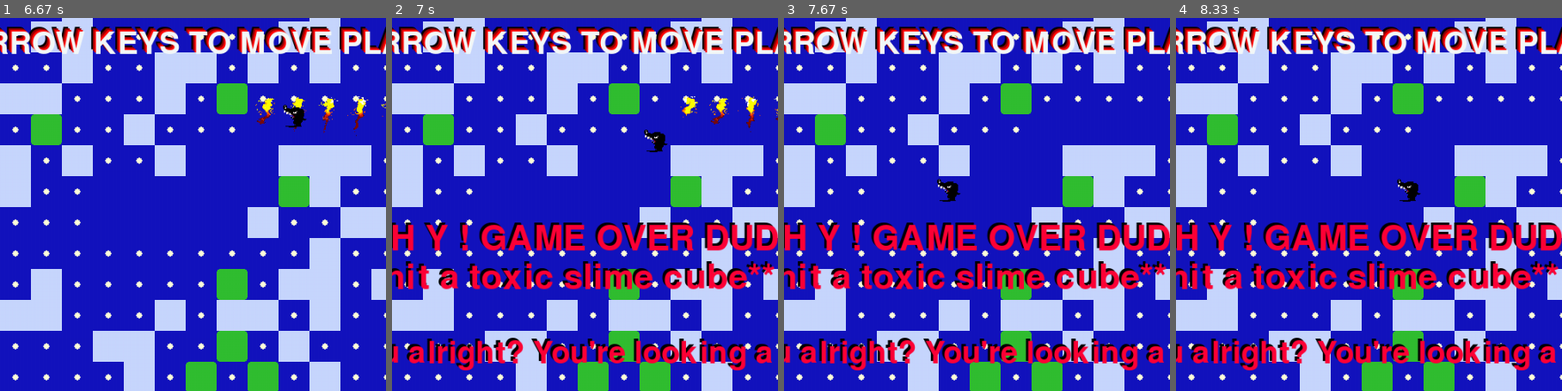
Above: before the commit, frames 1-4 (left to right).
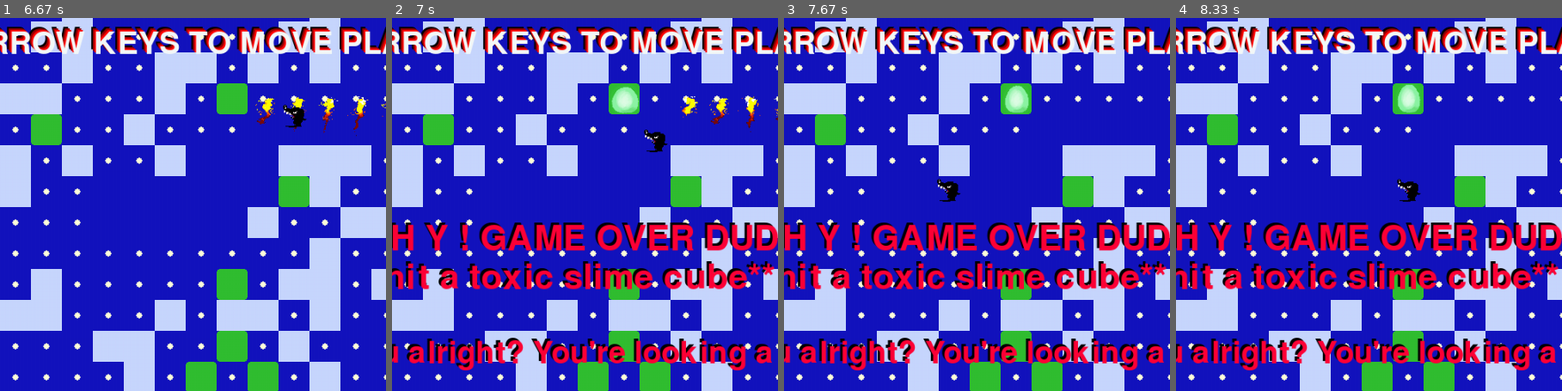
Above: after the commit, the same moments.

Repository: drmalcs/pygame
Game: pygame game, started from code/pacman.py
The game is run twice, just before and just after one commit, with the same random seed, the same clock (stepped at 60 frames per second) and the same inputs.
Inputs:
- Up to frame 1 (6.67 s): hold Right 0.33-0.8 s; hold Up 0.83-1.13 s; hold Right 1.17-1.63 s; hold Left 1.67-2.2 s; hold Down 2.23-2.53 s; hold Left 2.57-2.97 s; hold Up 3-3.37 s; hold Right 3.4-4.03 s; hold Down 4.07-4.43 s; hold Left 4.47-4.93 s; hold Right 4.97-5.43 s; hold Up 5.47-5.77 s; hold Right 5.8-6.27 s; hold Left from 6.3 s (still down)
- Up to frame 2 (7 s): release Left at 6.83 s; hold Down from 6.87 s (still down)
- Up to frame 3 (7.67 s): release Down at 7.17 s; hold Left 7.2-7.6 s
- Up to frame 4 (8.33 s): hold Right from 8.03 s (still down)
The pictures show only the part of the screen within x 24-74%, y 24-74%; the shares and areas given below are measured in that part.

Frame 1 is identical in both runs. In frame 2, 0.4% of the frame differs, in the area x 56-64%, y 18-26%; in frame 3, 0.4%; in frame 4, 0.4%.

Commit message:
new mobile char class in new file for bobbing blob

Diff:
--- /dev/null
+++ b/code/mobile_character.py
@@ -0,0 +1,92 @@
+##import pygame
+
+
+################################################################################################################
+## this is a class for an animated character that can move around the screen
+## and can hold a number of sprite animations depending on state e.g. on fire, activated, dead, on alert
+################################################################################################################
+
+class mobile_character:
+    def __init__(self, default_sprite_sheet, pos_x, pos_y, default_sprite_num_frames,
+                 def_char_width, def_char_height, sprite_sheet_width, sprite_sheet_height,
+                   tile_width, tile_height, num_lives=1):
+        ##initialise the list with one item, a tuple with the sprite sheet, width, height, number of frames
+        self.state_sprite_sheet_list = [(default_sprite_sheet, def_char_width, def_char_height, default_sprite_num_frames)]
+        self.character_state = 0  ##the default state, indicating the default anim for this character
+        self.curr_sprite = self.state_sprite_sheet_list[self.character_state] ##which sprite depending on state
+        self.x = pos_x ## where on screen to draw character
+        self.y = pos_y ## where on screen to draw character
+        self.width = def_char_width ## on screen width of character
+        self.height = def_char_height ## on screen height of character
+        ###self.sprite_sheet_width = sprite_sheet_width  ## width of one character on sprite sheet (1 char per frame)
+        ###self.sprite_sheet_height = sprite_sheet_height  ## height of one character on sprite sheet
+        self.tile_width = tile_width
+        self.tile_height = tile_height
+        self.tile_center_x = int((pos_x+self.width/2)//self.tile_width)
+        self.tile_center_y = int((pos_y+self.height/2)//self.tile_height)
+        self.num_lives = num_lives
+
+    def print(self):
+        print(self.get_tile_x_left(), self.get_tile_x_right(), self.get_tile_y_top(), self.get_tile_y_bot(), self.x, self.y)
+
+
+    def get_tile_x_left(self):
+        return int((self.x)//self.tile_width)
+    def get_tile_x_right(self):
+        return int((self.x+self.width)//self.tile_width)
+    def get_tile_y_top(self):
+        return int((self.y)//self.tile_height)
+    def get_tile_y_bot(self):
+        return int((self.y+self.height)//self.tile_height)
+    def get_tile_at_center_x(self):
+        return int((self.x+self.width/2)//self.tile_width)
+    def get_tile_at_center_y(self):
+        return int((self.y+self.height/2)//self.tile_height)
+    def lose_a_life(self):
+        """
+        Decrements the number of lives by one.
+        This function is used to update the number of lives the player has. It subtracts one from the current number of lives.
+        Parameters:
+            self (object): The instance of the class.
+        Returns:
+            None
+        """
+        self.num_lives -= 1
+
+    def new_tile_type_after_move(self, move_dist_in_px, direction):
+        """
+        Given a direction and a move distance in pixels, this function returns the new column or row of the tile the player
+        would be on if they moved that distance in that direction.
+        If the direction is left or right, it calculates the new column. If the direction is up or down, it calculates the new row.
+        If we know what the new tile is, we can check if it's, e.g. a wall or not and then allow/disallow the movement.
+        Parameters:
+            self (object): The instance of the class.
+            move_dist_in_px (int): The distance in pixels the player has moved.
+            direction (str): The direction the player is moving. Can be 'left', 'right', 'up', or 'down'.
+        Returns:
+            int: The new column or row of the tile the player WOULD be  on if they moved that distance in that direction.
+        """
+        if direction == 'left':
+            return int( (self.x-move_dist_in_px)//self.tile_width)
+        elif direction == 'right':
+            return int( (self.x+self.width+move_dist_in_px)//self.tile_width)
+        elif direction == 'up':
+            return int( (self.y-move_dist_in_px)//self.tile_height)
+        elif direction == 'down':
+            return int( (self.y+self.height+move_dist_in_px)//self.tile_height)
+
+  ############################
+    def draw(self, screen, counter):
+        state = self.character_state
+        ## draw the right frame of the sprite animation associated with this character state
+        frames_per_sprite = self.curr_sprite[3]
+        frame_x_in_sheet = (counter%frames_per_sprite)*self.width
+        frame_y_in_sheet = 0  ##(counter//frames_per_sprite)*self.sprite_sheet_height
+        ##DEBUG
+        print(frame_x_in_sheet, frame_y_in_sheet)
+        screen.blit(self.curr_sprite[0], (self.x, self.y),
+                    (frame_x_in_sheet,frame_y_in_sheet,self.width,self.height))
+
+
+
+#### END OF CLASS #########################################################################################
--- a/code/pacman.py
+++ b/code/pacman.py
@@ -9,6 +9,8 @@
 import pygame
 import random
 import sys
+###### import classes from this projects other files
+import mobile_character as mob_char
 
 
 pygame.init()
@@ -81,7 +83,6 @@
 def draw_board(screen, board):
     """
     Draws a board on the given screen using the provided board array.
-
     Parameters:
         screen (pygame.Surface): The surface on which the board will be drawn.
         board (numpy.ndarray): The array representing the board. Each element in the array represents a tile on the board.
@@ -92,10 +93,8 @@
                 3: Unused tile.
                 4: Unused tile.
                 5: Green toxic blob tile.
-
     Returns:
         None
-
     Raises:
         SystemExit: If an unhandled tile type is encountered.
     """
@@ -132,6 +131,16 @@
 def draw_player(screen, player_sprite, counter, player_x, player_y, direction):
     ## directions: 0=A=Left; 1=S=Down; 2=D=Right; 3=W=Up
     ## it always looks left unless it's going right
+    """
+    Draws the player sprite onto the screen at the given position and direction.
+    Parameters:
+        screen (pygame.Surface): The surface to draw onto.
+        player_sprite (list[pygame.Surface]): A list of Surfaces, each representing a player sprite.
+        counter (int): The current frame number to draw.
+        player_x (int): The x position of the top left corner of the player.
+        player_y (int): The y position of the top left corner of the player.
+        direction (int): The direction the player is facing. 0=A=Left, 1=S=Down, 2=D=Right, 3=W=Up.
+    """
     if direction == 0:
         screen.blit(player_sprite[counter//5], (player_x, player_y))
     if direction == 1:
@@ -144,15 +153,24 @@
 
 ################################################################################################################
 def draw_sprites_under_player(screen, sprites_under_player_list, player_x, player_y):
+    """
+    Draws all the sprites in the given list onto the screen.
+    Parameters:
+        screen (pygame.Surface): The surface to draw onto.
+        sprites_under_player_list (list[Sprite_list_item]): A list of Sprite_list_item objects, each representing a sprite to draw.
+        player_x (int): The x position of the top left corner of the player.
+        player_y (int): The y position of the top left corner of the player.
+    """
     for sprite in sprites_under_player_list:
         ## if sprite lifespan is zero, don't draw but instead remove from list
         ## temporary sprites will have lifespan reduced as time goes on
         if sprite.lifespan == 0:
             sprites_under_player_list.remove(sprite)
             continue
-        ### draw the sprite from the sprite sheet and index it using lifespan
+        ### the position of the correct part of the sprite sheet that we'll draw
         sprite_x_in_sheet = sprite.get_curr_x(sprite.lifespan//sprite.life_multiplier)
         sprite_y_in_sheet = sprite.get_curr_y(sprite.lifespan//sprite.life_multiplier)
+        ## x and y of where on board the sprite should be drawn
         sprite_x_in_board = PLAYER_WIDTH + sprite.initial_player_x - sprite.sprite_width_px//2
         sprite_y_in_board = sprite.initial_player_y - sprite.sprite_height_px//2
         screen.blit(sprite.sprite_sheet, (sprite_x_in_board,sprite_y_in_board), (sprite_x_in_sheet,sprite_y_in_sheet,sprite.sprite_width_px,sprite.sprite_height_px)) ##ignore x and y stored in sprite
@@ -163,6 +181,20 @@
 ################################################################################################################
 class Sprite_list_item:
     def __init__(self,sprite_sheet, pos_x, pos_y, perm, lifespan, num_sprites_in_col, num_sprites_in_row, player_x, player_y, life_multiplier=1):
+        """
+        Creates a new Sprite_list_item from a sprite sheet and position.
+        Parameters:
+            sprite_sheet (pygame.Surface): The sprite sheet to draw from.
+            pos_x (int): The x position of the top left corner of the sprite.
+            pos_y (int): The y position of the top left corner of the sprite.
+            perm (bool): Whether the sprite is permanent or temporary.
+            lifespan (int): The number of frames the sprite should be alive for.
+            num_sprites_in_col (int): The number of sprites in the sprite sheet per column.
+            num_sprites_in_row (int): The number of sprites in the sprite sheet per row.
+            player_x (int): The x position of the top left corner of the player.
+            player_y (int): The y position of the top left corner of the player.
+            life_multiplier (int): The multiplier to apply to the sprite's lifespan. Defaults to 1.
+        """
         self.sprite_sheet = sprite_sheet
         self.sprite_sheet.set_colorkey((0,0,0))
         self.x = pos_x
@@ -187,6 +219,19 @@
 class player:
     def __init__(self, sprite_sheet, pos_x, pos_y, direction = 'left', num_lives = PLAYER_NUM_LIVES,
                  width=PLAYER_WIDTH, height=PLAYER_HEIGHT, tile_width=TILE_WIDTH, tile_height=TILE_HEIGHT):
+        """
+        Creates a new player object from a sprite sheet and position.
+        Parameters:
+            sprite_sheet (pygame.Surface): The sprite sheet to draw from.
+            pos_x (int): The x position of the top left corner of the player.
+            pos_y (int): The y position of the top left corner of the player.
+            direction (str): The direction the player is facing. Can be 'left', 'right', 'up', or 'down'. Defaults to 'left'.
+            num_lives (int): The number of lives the player has. Defaults to PLAYER_NUM_LIVES.
+            width (int): The width of the player on screen. Defaults to PLAYER_WIDTH.
+            height (int): The height of the player on screen. Defaults to PLAYER_HEIGHT.
+            tile_width (int): The width of one tile in the game. Defaults to TILE_WIDTH.
+            tile_height (int): The height of one tile in the game. Defaults to TILE_HEIGHT.
+        """
         self.sprite_sheet = sprite_sheet
         self.x = pos_x
         self.y = pos_y
@@ -204,7 +249,6 @@
     def print(self):
         print(self.get_tile_x_left(), self.get_tile_x_right(), self.get_tile_y_top(), self.get_tile_y_bot(), self.x, self.y)
 
-
     def get_tile_x_left(self):
         return int((self.x)//self.tile_width)
     def get_tile_x_right(self):
@@ -229,6 +273,9 @@
         self.num_lives -= 1
 
     def new_tile_type_after_move(self, move_dist_in_px, direction):
+        """
+        Returns the tile type the player would be on IF they moved a certain distance in a certain direction.
+        """
         if direction == 'left':
             return int( (self.x-move_dist_in_px)//self.tile_width)
         elif direction == 'right':
@@ -251,8 +298,23 @@
 
 
 ####END OF PLAYER CLASS#########################################################################################
+
+
 ################################################################################################################
 def draw_text(screen, text, size, x, y, colour=(255, 255, 255), mode=0):
+    """
+    Draws text onto the screen at the given position and size.
+    Parameters:
+        screen (pygame.Surface): The surface to draw onto.
+        text (str): The text to draw.
+        size (int): The size of the text to draw.
+        x (int): The x position of the top left corner of the text.
+        y (int): The y position of the top left corner of the text.
+        colour (tuple[int, int, int]): The colour to draw the text in. Defaults to (255, 255, 255).
+        mode (int): The mode to draw the text in. Can be 0 for normal, 1 for black background, or 2 for drop shadow. Defaults to 0.
+    Returns:
+        None
+    """
     font = pygame.font.Font(pygame.font.get_default_font(), size)
     if mode == 1: ## draw same text as black background
         text_bg = font.render( text, True, (0, 0, 0) )
@@ -275,6 +337,7 @@
     screen = pygame.display.set_mode([WIDTH, HEIGHT])
     timer = pygame.time.Clock()
     pygame.time.set_timer(pygame.USEREVENT, 1000)
+    current_frame = 0
     fps = 40
     score = 0
     high_score = 0
@@ -285,6 +348,16 @@
         player_sprite.append(pygame.transform.scale(pygame.image.load(f'img/pikmon_sequence/pikmon-{i:03d}.png'),(PLAYER_WIDTH,PLAYER_HEIGHT)))
     points_pill_popped_sprite_sheet = pygame.image.load('img/Spritesheets/RocketFire2Sheet.png')
 
+    #### Green bobbing blob sprite
+    bobbing_blob_char_sprite_sheet = pygame.image.load('img/Spritesheets/greenBlobSheet.png').convert_alpha()
+    bobbing_blob_char_sprite_sheet_scaled = pygame.transform.scale(bobbing_blob_char_sprite_sheet, (TILE_WIDTH*8, TILE_HEIGHT)) ### make it fit on one tile
+    orig_char_width_in_px_on_sprite_sheet = 200
+    char_scale_factor = TILE_WIDTH/orig_char_width_in_px_on_sprite_sheet
+    bobbing_blob_char = mob_char.mobile_character(bobbing_blob_char_sprite_sheet_scaled, 500,500,8, 40, 40,
+                                          200/char_scale_factor,200/char_scale_factor, TILE_WIDTH, TILE_HEIGHT)
+    #### if we hit a blob then we will display the animated blob defined above
+    fatal_blob_xy = (-100,-100)  ## off the screen, initial value
+
     pygame.display.set_caption("Terrible Pacman-Like Rehash by Malc")
 
     board = create_board(NUM_TILES_WIDE, NUM_TILES_HIGH)
@@ -298,9 +371,10 @@
 
     player1 = player(player_sprite, WIDTH//2, HEIGHT//2, player_direction, num_lives = PLAYER_NUM_LIVES,
                  width=PLAYER_WIDTH, height=PLAYER_HEIGHT, tile_width=TILE_WIDTH, tile_height=TILE_HEIGHT)
- #### TODO: add player into while loop in parallel I guess
+ ############## MAIN LOOP ################
     while run:
         timer.tick(fps)
+        current_frame += 1
         if player_frame_counter < 19:
             player_frame_counter += 1
         else:
@@ -313,6 +387,7 @@
         draw_player(screen, player_sprite, player_frame_counter, player_x, player_y, player_direction)
         player1.draw_player(screen, game_countdown)
 
+
         ### draw rectangle around player
         ##pygame.draw.rect(screen, (255,0,0), (player_x, player_y, PLAYER_WIDTH, PLAYER_HEIGHT), 2)
         for event in pygame.event.get():
@@ -330,8 +405,13 @@
                 if int(board[player1.get_tile_x_left()-1][player1.get_tile_y_top()]) == 1 or int(board[player1.get_tile_x_left()-1][player1.get_tile_y_bot()]) ==1:
                     ##if we're here, one hop left is a new tile but the new tile is a wall (block type 1) so don't move
                     pass
-                elif int(board[player1.get_tile_x_left()-1][player1.get_tile_y_top()]) == 5 or int(board[player1.get_tile_x_left()-1][player1.get_tile_y_bot()]) == 5:
+                elif int(board[player1.get_tile_x_left()-1][player1.get_tile_y_top()]) == 5:
                     ### tile to the left is toxic, we moved into it so game over
+                    fatal_blob_xy = ((player1.get_tile_x_left()-1)*TILE_WIDTH, player1.get_tile_y_top()*TILE_HEIGHT)
+                    game_countdown = -1
+                elif int(board[player1.get_tile_x_left()-1][player1.get_tile_y_bot()]) == 5:
+                    ### tile to the left is toxic, we moved into it so game over
+                    fatal_blob_xy = ((player1.get_tile_x_left()-1)*TILE_WIDTH, player1.get_tile_y_bot()*TILE_HEIGHT)
                     game_countdown = -1
                 else:
                     player1.x -= player_movement_per_frame
@@ -344,8 +424,12 @@
                 if int(board[player1.get_tile_x_left()][player1.get_tile_y_bot()+1]) == 1 or int(board[player1.get_tile_x_right()][player1.get_tile_y_bot()+1]) ==1:
                     ##if we're here, one hop down is a new tile but the new tile is a wall (block type 1) so don't move
                     pass
-                elif int(board[player1.get_tile_x_left()][player1.get_tile_y_bot()+1]) == 5 or int(board[player1.get_tile_x_right()][player1.get_tile_y_bot()+1]) == 5:
+                elif int(board[player1.get_tile_x_left()][player1.get_tile_y_bot()+1]) == 5:
+                    fatal_blob_xy = (player1.get_tile_x_left()*TILE_WIDTH, (player1.get_tile_y_bot()+1)*TILE_HEIGHT)
+                    game_countdown = -1
+                elif int(board[player1.get_tile_x_right()][player1.get_tile_y_bot()+1]) == 5:
                     ### tile to the bottom is toxic, we moved into it so game over
+                    fatal_blob_xy = (player1.get_tile_x_right()*TILE_WIDTH, (player1.get_tile_y_bot()+1)*TILE_HEIGHT)
                     game_countdown = -1
                 else:
                     player1.y += player_movement_per_frame
@@ -358,8 +442,13 @@
                 if int(board[player1.get_tile_x_right()+1][player1.get_tile_y_top()]) == 1 or int(board[player1.get_tile_x_right()+1][player1.get_tile_y_bot()]) ==1:
                     ##if we're here, one hop right is a new tile but the new tile is a wall (block type 1) so don't move
                     pass
-                elif int(board[player1.get_tile_x_right()+1][player1.get_tile_y_top()]) == 5 or int(board[player1.get_tile_x_right()+1][player1.get_tile_y_bot()]) == 5:
+                elif int(board[player1.get_tile_x_right()+1][player1.get_tile_y_top()]) == 5:
                     ### tile to the right is toxic, we moved into it so game over
+                    fatal_blob_xy = ((player1.get_tile_x_right()+1)*TILE_WIDTH, player1.get_tile_y_top()*TILE_HEIGHT)
+                    game_countdown = -1
+                elif int(board[player1.get_tile_x_right()+1][player1.get_tile_y_bot()]) == 5:
+                    ### tile to the right is toxic, we moved into it so game over
+                    fatal_blob_xy = ((player1.get_tile_x_right()+1)*TILE_WIDTH, player1.get_tile_y_bot()*TILE_HEIGHT)
                     game_countdown = -1
                 else:
                     player1.x += player_movement_per_frame
@@ -372,8 +461,13 @@
                 if int(board[player1.get_tile_x_left()][player1.get_tile_y_top()-1]) == 1 or int(board[player1.get_tile_x_right()][player1.get_tile_y_top()-1]) ==1:
                     ##if we're here, one hop up is a new tile but the new tile is a wall (block type 1) so don't move
                     pass
-                elif int(board[player1.get_tile_x_left()][player1.get_tile_y_top()-1]) == 5 or int(board[player1.get_tile_x_right()][player1.get_tile_y_top()-1]) == 5:
+                elif int(board[player1.get_tile_x_left()][player1.get_tile_y_top()-1]) == 5:
                     ### tile to the top is toxic, we moved into it so game over
+                    fatal_blob_xy = (player1.get_tile_x_left()*TILE_WIDTH, (player1.get_tile_y_top()-1)*TILE_HEIGHT)
+                    game_countdown = -1
+                elif int(board[player1.get_tile_x_right()][player1.get_tile_y_top()-1]) == 5:
+                    ### tile to the top is toxic, we moved into it so game over
+                    fatal_blob_xy = (player1.get_tile_x_right()*TILE_WIDTH, (player1.get_tile_y_top()-1)*TILE_HEIGHT)
                     game_countdown = -1
                 else:
                     player1.y -= player_movement_per_frame
@@ -402,6 +496,9 @@
                 draw_text(screen, "My five year old could've done better", 40, WIDTH//10, HEIGHT*55//100, (255, 0, 55),1)
                 draw_text(screen, "(and she's a Jack Russel Terrier)", 30, WIDTH//10, HEIGHT*65//100, (255, 0, 55),1)
         elif game_countdown == -1:
+            ### draw bobbing_blob character
+            bobbing_blob_char.x, bobbing_blob_char.y = fatal_blob_xy
+            bobbing_blob_char.draw(screen, current_frame)
             draw_text(screen, "O U C H Y ! GAME OVER DUDE!", 45, WIDTH//10, HEIGHT//2, (255, 0, 55),1)
             draw_text(screen, "**you hit a toxic slime cube**", 45, WIDTH//10, HEIGHT*55//100, (255, 0, 55),1)
             draw_text(screen, "Are you alright? You're looking a wee bit green...", 40, WIDTH//10, HEIGHT*65//100, (255, 0, 55),1)
Binary file added: img/Spritesheets/greenBlobSheet.png
Not shown, changed: .DS_Store
